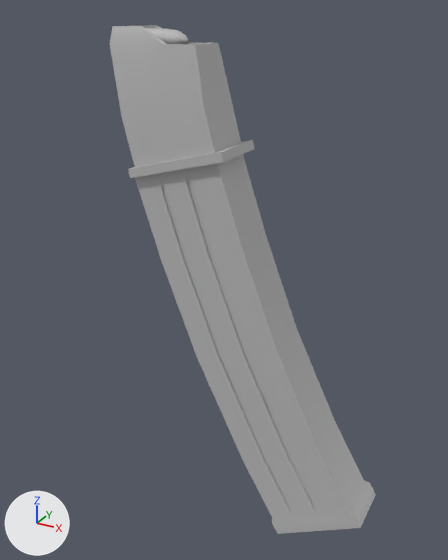
Renders of the FBX model models/weapons/hksmgii/hksmgii_v.fbx from each side of a commit.
Before and after are seen from a 50 mm lens placed at (27.4, -42.4, 9.2), pointed at (6.0, -3.5, -10.3). Lighting does not change. The marker at lower left points along +X, +Y and +Z. Where no turn or scale is listed for an object, it has been applied to the vertices.
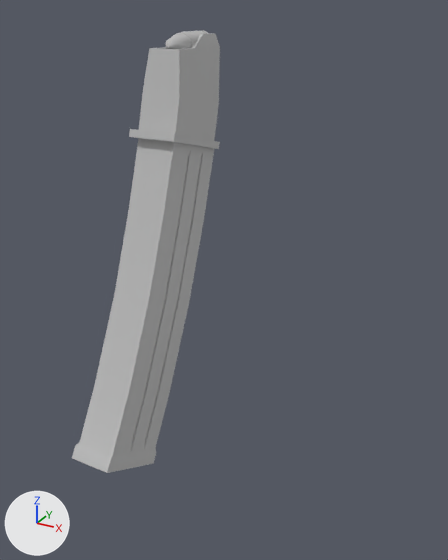
Where the newer file only moved an object's origin or applied its transform, the numbers keep the older frame.

What differs and where, as boxes [x1, y1, x2, y2] in the pictures (448 x 560 px):
'polySurface3', reshaped, moved, turned, rescaled: before [110, 25, 376, 534]; after [72, 33, 220, 473]
'polySurface4', reshaped: before [145, 28, 189, 44]; after [166, 30, 209, 49]

Edits to the bpy script that builds the scene:
```text
Change me_mesh_002:
    where me_mesh_002.from_pydata(...)  # 388 vertices, 772 faces; spans x -19.4..19.4, y -8.1..8.1, z -35.5..35.5
    used by ob_polysurface3; location = (6.69, 0.0, -13.7); scale = (0.607, 0.322, 0.607)
    me_mesh_002 part 1: the whole mesh is multiplied about its middle by the matrix ((0.0, 0.252, 0.0), (0.0, 0.0, 0.475), (0.475, 0.0, 0.0))
Change me_mesh_003:
    where me_mesh_003.from_pydata(...)  # 90 vertices, 176 faces; spans x -2.19..2.19, y -0.7..0.7, z -0.81..0.81
    used by ob_polysurface4; location = (-1.24, 0.1, 6.89)
    me_mesh_003 part 2: the whole mesh is multiplied about its middle by the matrix ((0.0, 1.215, 0.0), (-1.215, 0.0, 0.0), (0.0, 0.0, 1.215)), then moved by (1.32, 1.28, -0.38)
Change ob_polysurface3:
    ob_polysurface3.scale: (0.607, 0.322, 0.607) -> (1.0, 1.0, 1.0)
    ob_polysurface3.location: (6.69, 0.0, -13.7) -> (0.0, -4.83, -9.61)
    ob_polysurface3.rotation_euler: (0.0, 0.0, 0.0) -> (1.571, 0.0, 0.0)  # degrees (0, 0, 0) -> degrees (90, 0, 0)
```
